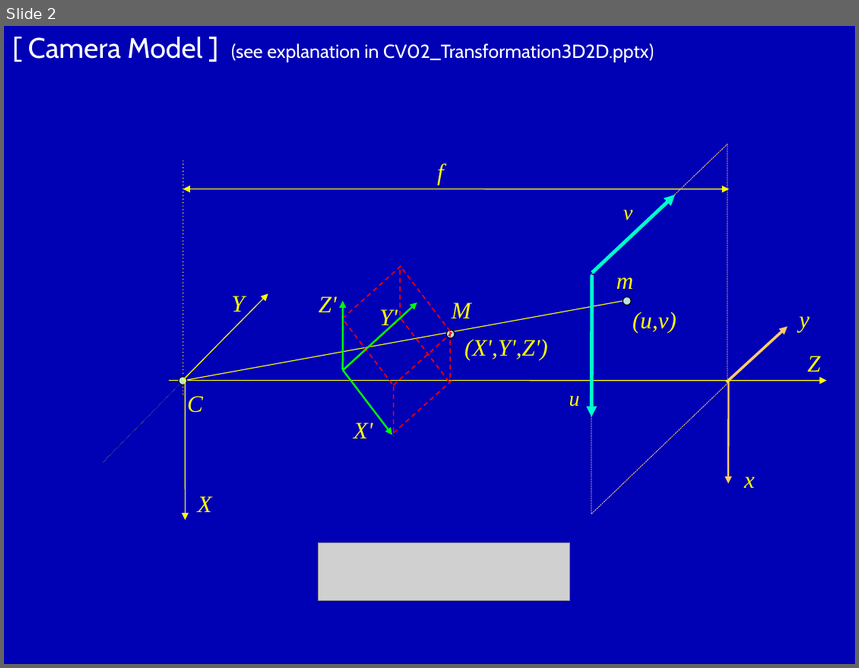
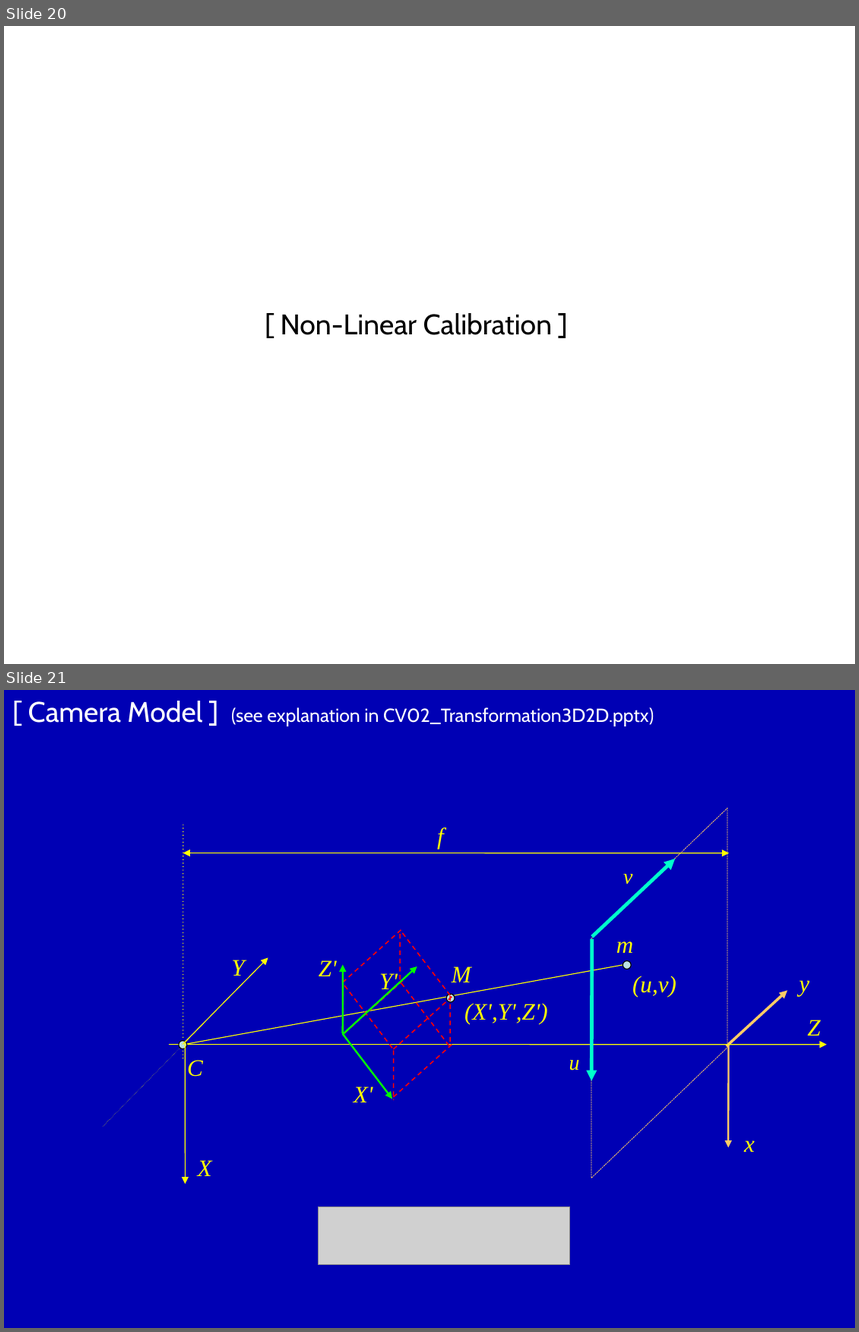
Before and after one commit to domingomery/vision, a slide deck: clases/Cap02_Geometria/presentaciones/CV02_Calibration.pptx. Shown one above the other, each under a label of ours: slide 2 before the commit, slides 20 and 21 after it. The pictures are 859x668 and 859x1332 pixels, drawn with LibreOffice and Linux fonts; fonts in the diff are those of the drawing; grey boxes stand for pictures. Boxes give left, top, right and bottom in pixels: in the first picture for what was removed or moved away, otherwise in the second. Text is boxed around its words. In the diff, an @@ line names an element or a change of style, - is before the commit and + after.

```diff
--- a/clases/Cap02_Geometria/presentaciones/CV02_Calibration.pptx
+++ b/clases/Cap02_Geometria/presentaciones/CV02_Calibration.pptx
@@ slide 20 added at box(4, 26, 855, 664), background #FFFFFF @@
@@ text added at box(281, 313, 553, 335), 24 pt, text #000000 @@
+[ Non-Linear Calibration ]
@@ what was slide 2 is now slide 21 @@
```
Also in this commit, not shown: 2 slides changed, 18 other slides added, 16 other files.
